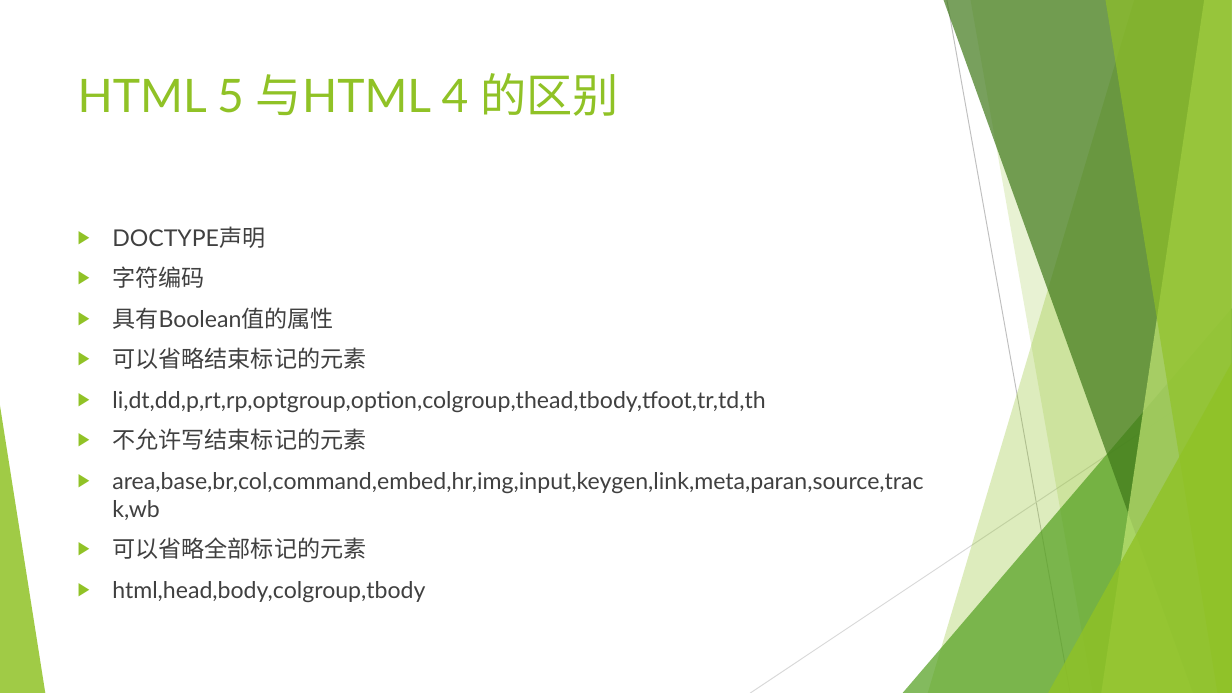
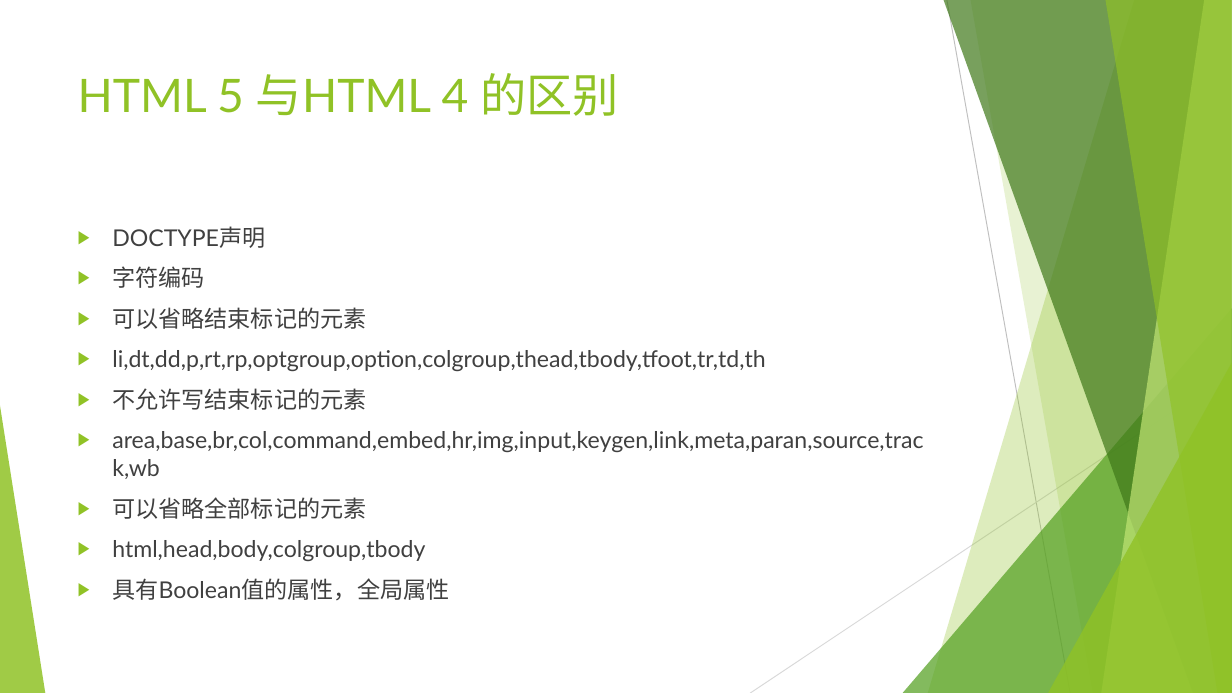
Before and after one commit to Guoye/Neusoft, a slide deck: slide 4 of lesson_HTML5/2.HTML5基础/2.HTML5基础.pptx. Drawn at 1232x693 pixels with LibreOffice and Linux fonts; fonts in the diff are those of the drawing. Boxes give left, top, right and bottom in pixels: in the first picture for what was removed or moved away, otherwise in the second. Text is boxed around its words. In the diff, an @@ line names an element or a change of style, - is before the commit and + after.

```diff
--- a/lesson_HTML5/2.HTML5基础/2.HTML5基础.pptx
+++ b/lesson_HTML5/2.HTML5基础/2.HTML5基础.pptx
@@ text at (112,307,334,329): paragraph removed @@
-▶ 具有Boolean值的属性
@@ text at (112,578,449,600): paragraph added @@
+▶ 具有Boolean值的属性，全局属性
```
Also in this commit, not shown: 2 other slides changed, 2 slides added, 6 other files.
